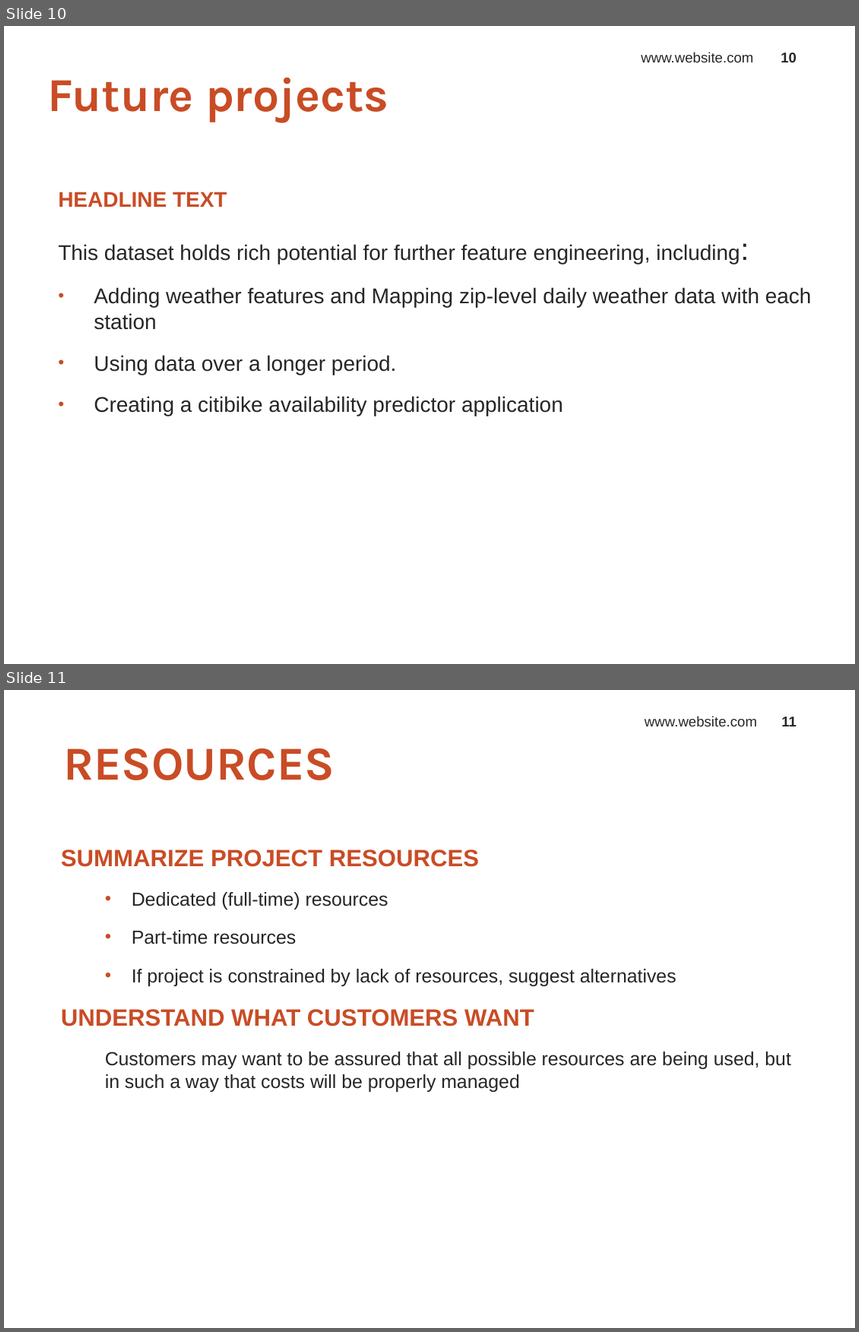
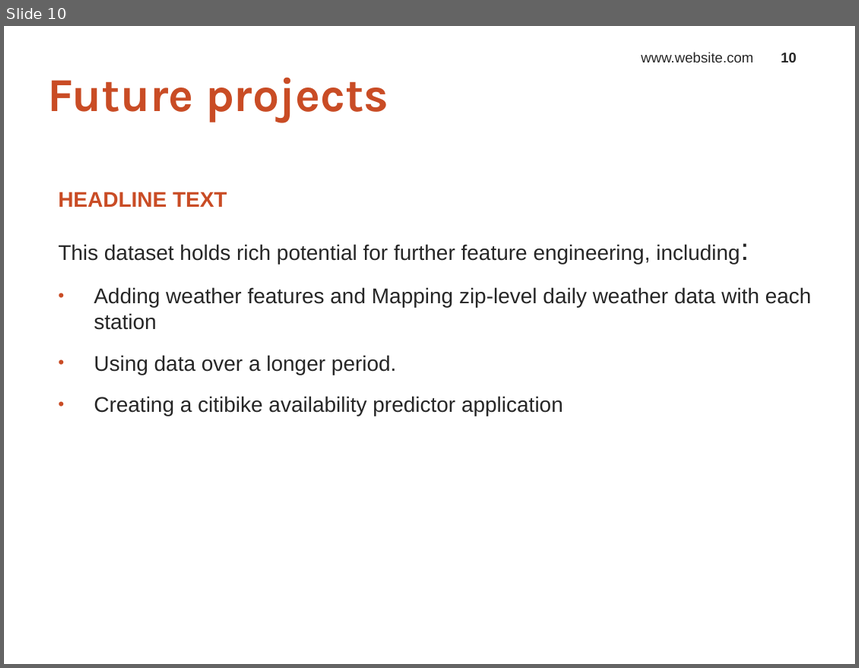
Before and after one commit to smwanzi/Final-Project, a slide deck: PowerPoint Presentation - Final Project.pptx. Shown one above the other, each under a label of ours: slides 10 and 11 before the commit, slide 10 after it. The pictures are 859x1332 and 859x668 pixels, drawn with LibreOffice and Linux fonts; fonts in the diff are those of the drawing; background and template pictures are left out. Boxes give left, top, right and bottom in pixels: in the first picture for what was removed or moved away, otherwise in the second. Text is boxed around its words. In the diff, an @@ line names an element or a change of style, - is before the commit and + after.

Commit message:
updating file

```diff
--- a/PowerPoint Presentation - Final Project.pptx
+++ b/PowerPoint Presentation - Final Project.pptx
@@ slide 11 removed at bbox=[4, 690, 855, 1328], background #FFFFFF @@
@@ text removed at bbox=[645, 716, 757, 726] @@
-www.website.com
@@ page number removed at bbox=[781, 717, 797, 726] @@
-11
@@ title removed at bbox=[63, 749, 335, 780] @@
-RESOURCES
@@ text removed at bbox=[61, 850, 791, 1092] @@
-SUMMARIZE PROJECT RESOURCES
-  • Dedicated (full-time) resources
-  • Part-time resources
-  • If project is constrained by lack of resources, suggest alternatives
-UNDERSTAND WHAT CUSTOMERS WANT
-  Customers may want to be assured that all possible resources are being used, but in such a way that costs will be properly managed
```
